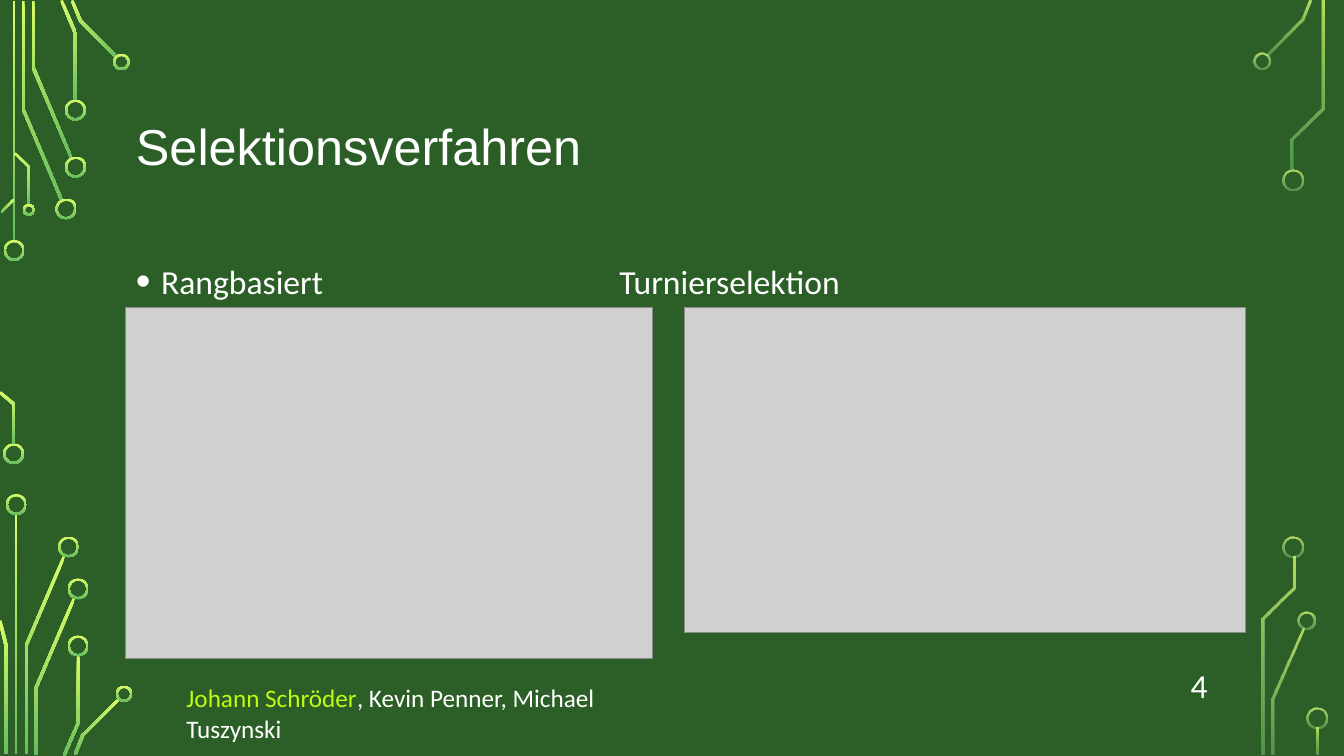
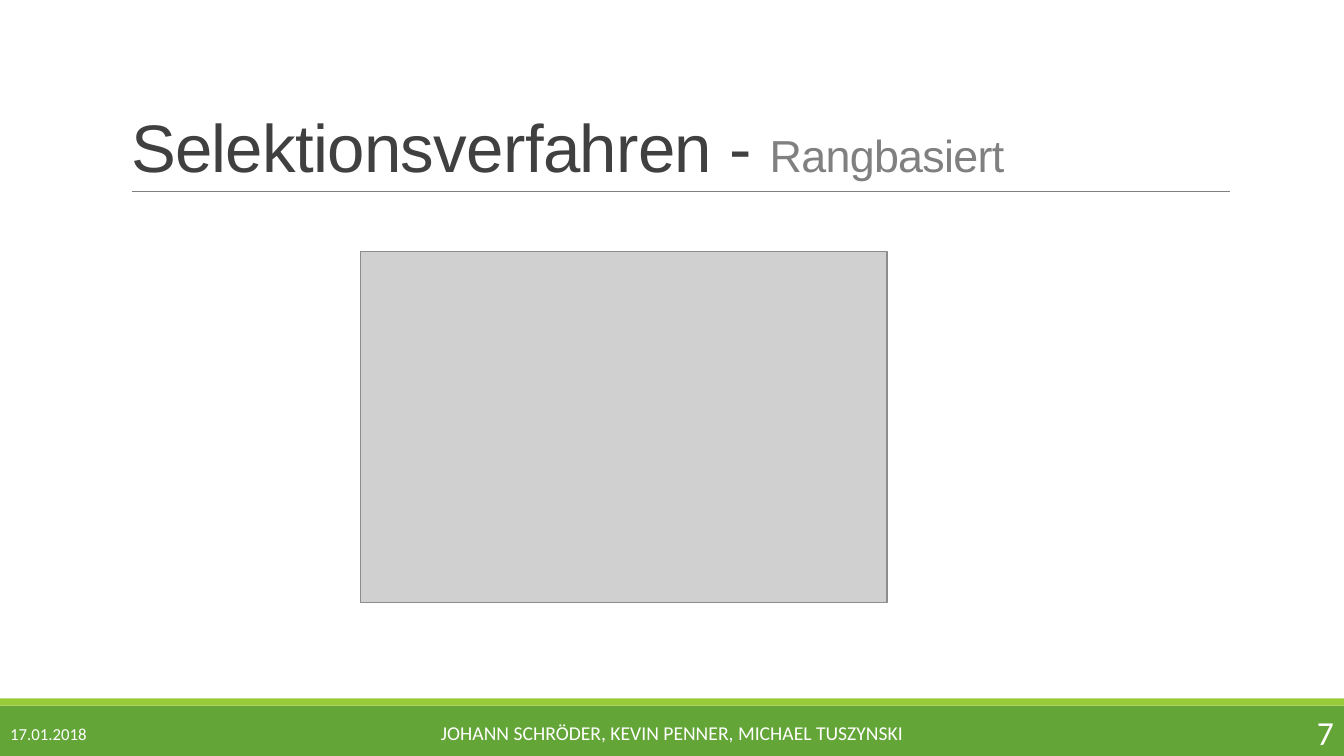
Before and after one commit to jschroeder89/genetic_algorithm, a slide deck: slide 7 of Präsentation/BMO_Genetischer_Algorithmus_JKM.pptx (slide 4 before the commit). Drawn at 1344x756 pixels with LibreOffice and Linux fonts; fonts in the diff are those of the drawing; grey boxes stand for pictures; background and template pictures are left out. Boxes give left, top, right and bottom in pixels: in the first picture for what was removed or moved away, otherwise in the second. Text is boxed around its words. In the diff, an @@ line names an element or a change of style, - is before the commit and + after.

```diff
--- a/Präsentation/BMO_Genetischer_Algorithmus_JKM.pptx
+++ b/Präsentation/BMO_Genetischer_Algorithmus_JKM.pptx
@@ background picture (left out) to #FFFFFF @@
@@ title "Selektionsverfahren - Rangbasiert" at (x1=131, y1=123, x2=1005, y2=181): vertical alignment middle to bottom @@
@@ title at (x1=131, y1=123, x2=1005, y2=181): text changed; size 36 to 48 pt; text colour #FFFFFF to #404040 @@
-Selektionsverfahren
+Selektionsverfahren - Rangbasiert
@@ line added from (132, 192) to (1231, 192), #808080 0.5 pt @@
@@ picture moved from (x1=126, y1=308, x2=652, y2=658) to (x1=361, y1=252, x2=887, y2=603) @@
@@ text removed at (x1=161, y1=270, x2=839, y2=300) @@
-• Rangbasiert Turnierselektion
@@ picture removed at (x1=685, y1=308, x2=1246, y2=633) @@
@@ page number removed at (x1=1191, y1=676, x2=1208, y2=698) @@
-4
@@ rectangle added at (x1=0, y1=706, x2=1344, y2=756), fill #63A537 @@
@@ rectangle added at (x1=0, y1=699, x2=1344, y2=706), fill #99CB38 @@
@@ text "JOHANN SCHRÖDER, KEVIN PENNER, MICHAEL ..." at (x1=441, y1=724, x2=903, y2=743): vertical alignment top to middle @@
@@ text added at (x1=10, y1=728, x2=86, y2=740), 12 pt, text #FFFFFF @@
+17.01.2018
@@ text at (x1=441, y1=724, x2=903, y2=743): text changed; size 18 to 14 pt @@
-Johann Schröder, Kevin Penner, Michael Tuszynski
+JOHANN SCHRÖDER, KEVIN PENNER, MICHAEL TUSZYNSKI
@@ group removed at (x1=0, y1=0, x2=1328, y2=756): 33 freeform shapes, 3 rectangles @@
@@ page number added at (x1=1317, y1=723, x2=1334, y2=745), 24 pt, text #FFFFFF @@
+7
```
Also in this commit, not shown: 10 other slides changed, 8 slides added, 6 slides removed, 2 other files.
